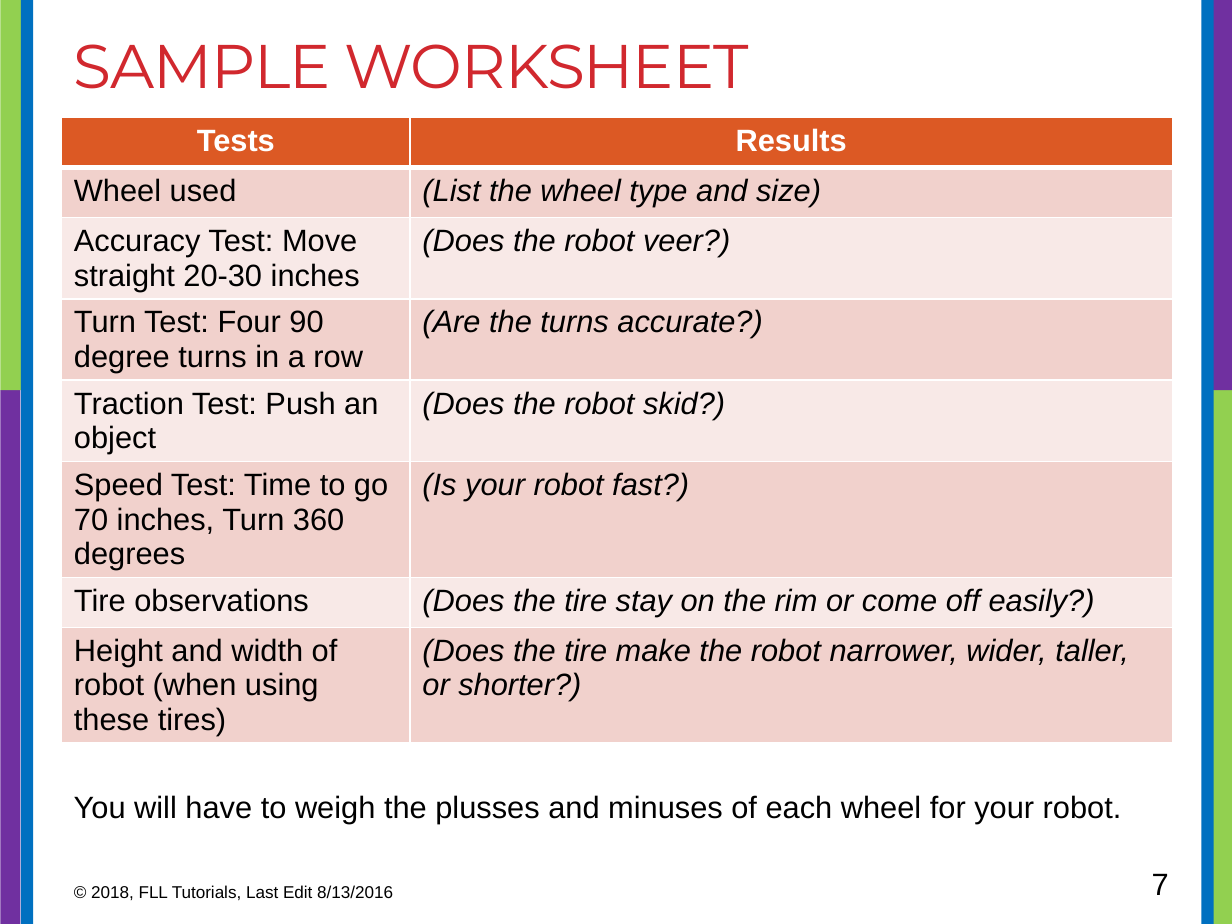
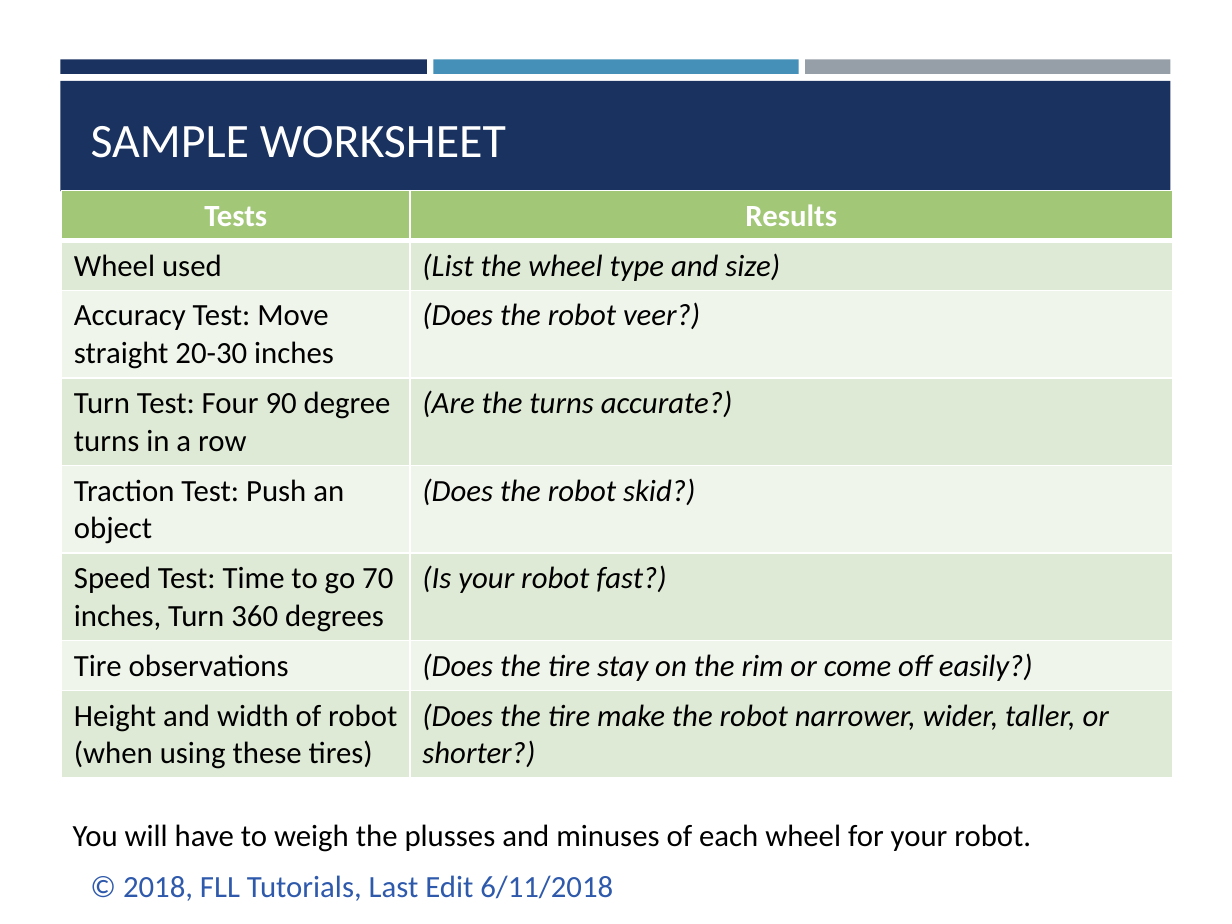
Before and after one commit to ev3lessons/FLL-Tutorials, a slide deck: slide 7 of translations/en-us/RobotGame/Wheels.pptx. Drawn at 1232x924 pixels with LibreOffice and Linux fonts; fonts in the diff are those of the drawing. Boxes give left, top, right and bottom in pixels: in the first picture for what was removed or moved away, otherwise in the second. Text is boxed around its words. In the diff, an @@ line names an element or a change of style, - is before the commit and + after.

```diff
--- a/translations/en-us/RobotGame/Wheels.pptx
+++ b/translations/en-us/RobotGame/Wheels.pptx
@@ rectangle removed at [0,0,25,391] @@
@@ rectangle removed at [21,0,33,924] @@
@@ rectangle removed at [1201,0,1214,924] @@
@@ rectangle removed at [1207,0,1232,391] @@
@@ rectangle added at [60,59,426,74], fill #1A3260 @@
@@ rectangle added at [434,59,798,74], fill #4590B8 @@
@@ rectangle added at [806,59,1170,74], fill #969FA7 @@
@@ rectangle added at [60,81,1170,191], fill #1A3260 @@
@@ title "SAMPLE WORKSHEET": place and size @@
-title "SAMPLE WORKSHEET" at [74,44,749,89]
+title "SAMPLE WORKSHEET" at [91,126,506,158]
@@ title "SAMPLE WORKSHEET" at [91,126,506,158]: size 36 to 28 pt, font Montserrat to Calibri, text colour #D1282E to #FFFFFF, letter spacing -0.6 to 0 pt; vertical alignment top to bottom @@
@@ table at [62,191,1173,809] @@
@@ fill #DC5924 to #A2C777 in row 1 @@
@@ fill #F2D1CD to #E0EBD6 in 8 cells @@
@@ fill #F9EAE8 to #F0F5EC in 6 cells @@
@@ font Arial to Calibri @@
@@ table: place and size @@
-table at [62,117,1173,772]
+table at [62,191,1173,809]
@@ rectangle removed at [0,391,20,924] @@
@@ rectangle removed at [1212,391,1232,924] @@
@@ text "You will have to weigh ...": place and size @@
-text "You will have to weigh ..." at [74,795,1122,823]
+text "You will have to weigh ..." at [73,824,1031,852]
@@ text "You will have to weigh ..." at [73,824,1031,852]: font Arial to Calibri @@
@@ text at [123,875,613,901]: text changed; size 10 to 18 pt; font Arial to Calibri; text colour #000000 to #2F5AAC @@
-© 2018, FLL Tutorials, Last Edit 8/13/2016
+© 2018, FLL Tutorials, Last Edit 6/11/2018
@@ page number removed at [1152,873,1169,895] @@
-7
```
Also in this commit, not shown: 9 other slides changed, 1 slide added, 2 slides removed, 24 other files.
